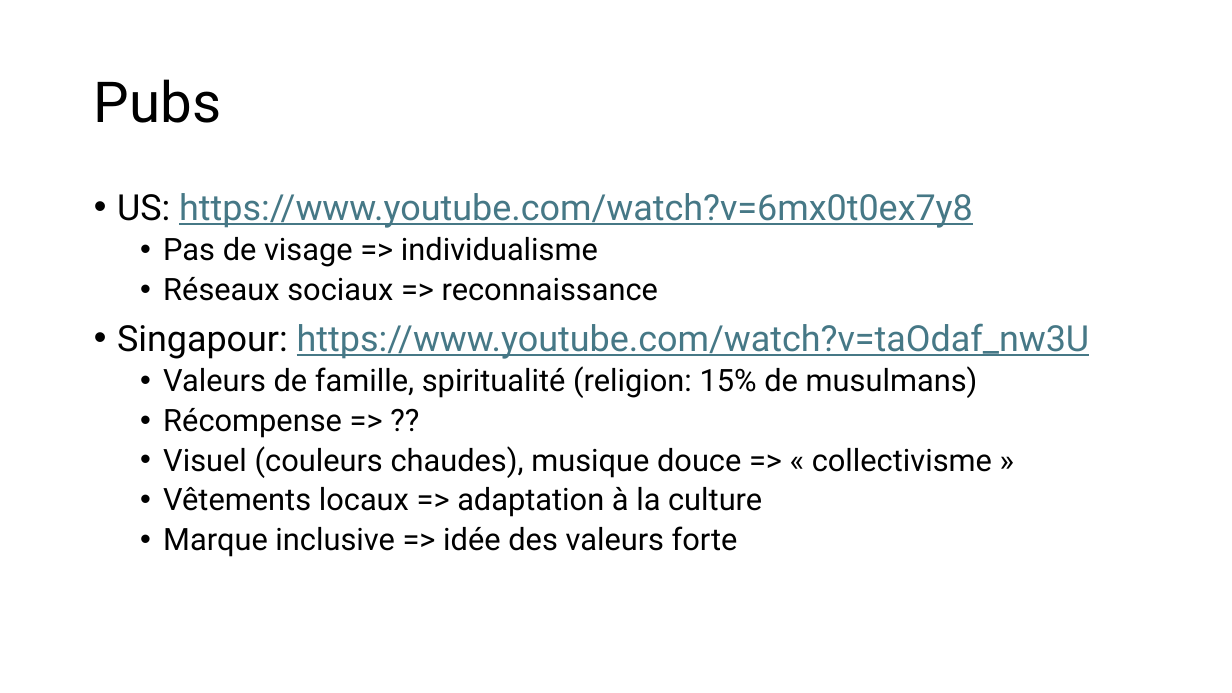
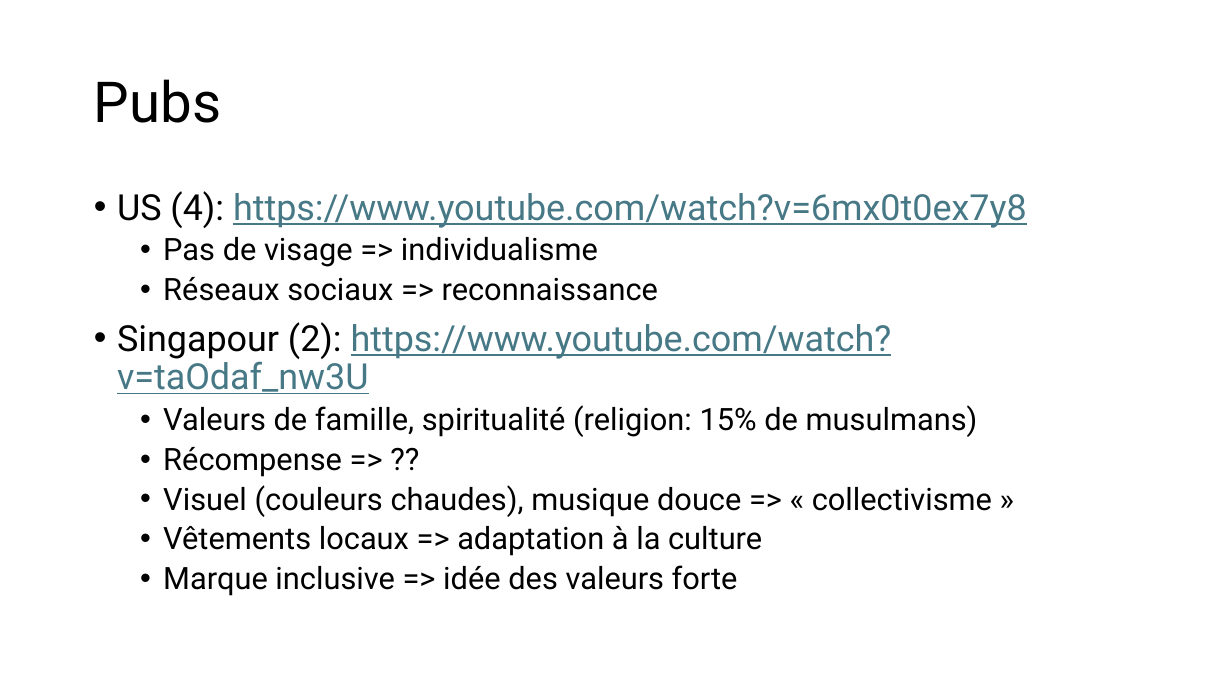
Before and after one commit to Scortail/AnglaisAd, a slide deck: slide 2 of slides.pptx. Drawn at 1232x693 pixels with LibreOffice and Linux fonts; fonts in the diff are those of the drawing. Boxes give left, top, right and bottom in pixels: in the first picture for what was removed or moved away, otherwise in the second. Text is boxed around its words. In the diff, an @@ line names an element or a change of style, - is before the commit and + after.

```diff
--- a/slides.pptx
+++ b/slides.pptx
@@ text at [117,191,1027,228]: text changed @@
-• US: https://www.youtube.com/watch?v=6mx0t0ex7y8
+• US (4): https://www.youtube.com/watch?v=6mx0t0ex7y8
@@ text at [117,322,892,394]: text changed @@
-• Singapour: https://www.youtube.com/watch?v=taOdaf_nw3U
+• Singapour (2): https://www.youtube.com/watch?v=taOdaf_nw3U
```
Also in this commit, not shown: 1 other slide changed, 3 slides added, 1 slide removed, 1 other file.
